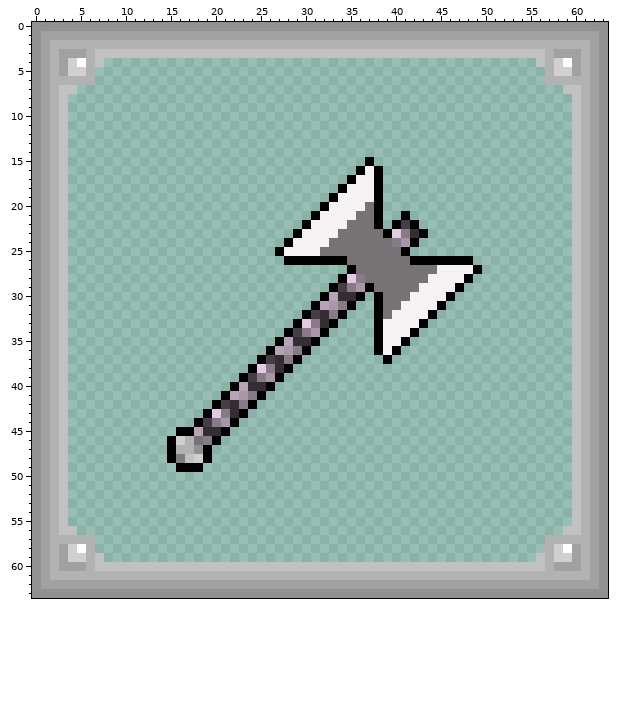
A pixel-art sprite gets an edit: docs/axes/axe_40.png. That is the earlier state.
The file is 128x128 pixels, drawn in blocks of 2x2; one block is one cell here. Colours within 5 levels of each other are drawn and written as one.
Once edited:
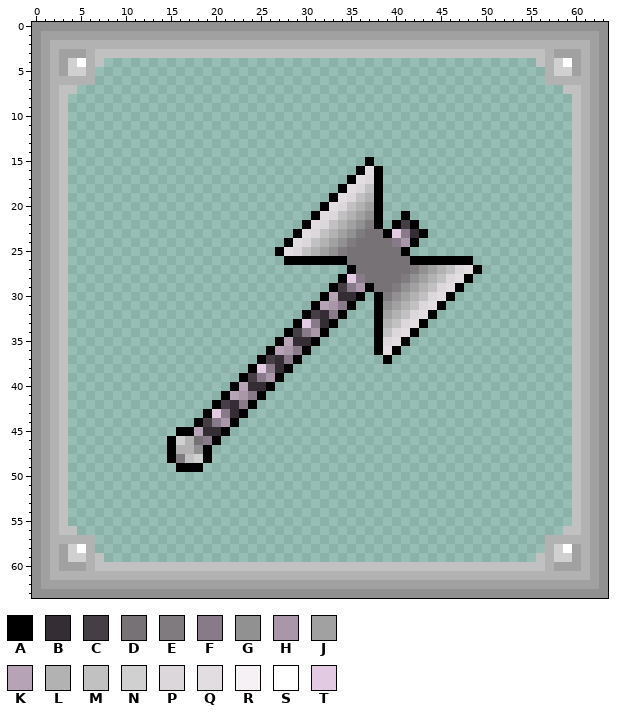
Palette (. is transparent): A #000000  B #342e34  C #453e45  D #767275  E #7f7b7f  F #897a89  G #919191  H #a997a9  J #a1a1a1  K #b6a3b6  L #b2b2b2  M #c1c1c1  N #d0d0d0  P #dbd7da  Q #e1dde1  R #f5f1f4  S #ffffff  T #e2cae2
The commit says: Add gradient to axe blade
Change:
@@ x 26..50 @@
 15 ...........A.............
-16 ..........ARA............
-17 .........ARRA............
-18 ........ARRRA............
-19 .......ARRRRA............
-20 ......ARRRRDA............
-21 .....ARRRRDDA..A.........
-22 ....ARRRRDDDA.ACA........
-23 ...ARRRRDDDDDATFBA.......
-24 ..ARRRRDDDDDDDFHA........
-25 .ARRRRDDDDDDDDDA.........
+16 ..........AQA............
+17 .........AQPA............
+18 ........AQPMA............
+19 .......AQPMLA............
+20 ......AQPMLJA............
+21 .....AQPMLJGA..A.........
+22 ....AQPMLJGEA.ACA........
+23 ...AQPMLJGEDDATFBA.......
+24 ..AQPMLJGEDDDDFHA........
+25 .AQPMLJGEDDDDDDA.........
 26 ..AAAAAAADDDDDDDAAAAAAA..
-27 .........ADDDDDDDDDRRRRA.
-28 ........ATFDDDDDDDRRRRA..
-29 .......ACFHADDDDDRRRRA...
-30 ......AKBBA.ADDDRRRRA....
-31 .....AKHFA..ADDRRRRA.....
-32 ....ACBFA...ADRRRRA......
-33 ...ATFBA....ARRRRA.......
-34 ..ACFHA.....ARRRA........
-35 .AKBBA......ARRA.........
-36 AKHFA.......ARA..........
+27 .........ADDDDDDEGJLMPQA.
+28 ........ATFDDDDEGJLMPQA..
+29 .......ACFHADDEGJLMPQA...
+30 ......AKBBA.AEGJLMPQA....
+31 .....AKHFA..AGJLMPQA.....
+32 ....ACBFA...AJLMPQA......
+33 ...ATFBA....ALMPQA.......
+34 ..ACFHA.....AMPQA........
+35 .AKBBA......APQA.........
+36 AKHFA.......AQA..........
 37 CBFA.........A...........
Pixel boxes of the changes (left, top, right, bottom) in both pictures:
changed: (284, 166, 374, 256)
changed: (383, 265, 473, 355)
